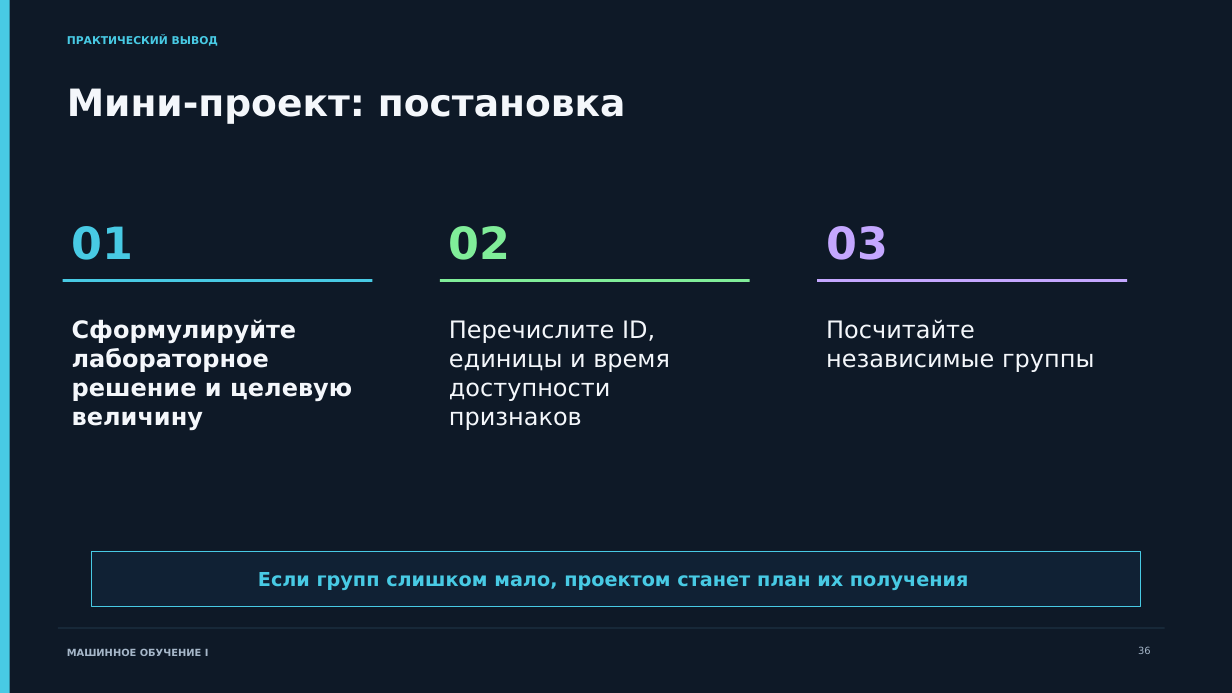
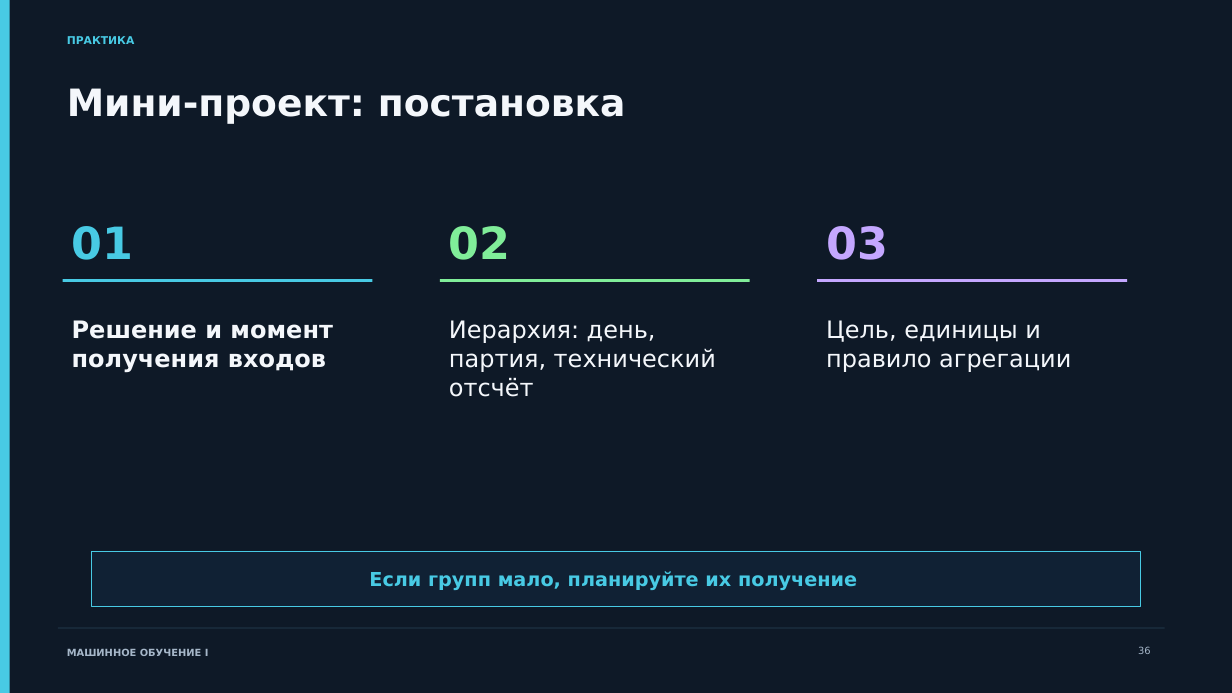
Before and after one commit to ashrpv/computer_science_in_nanoscience, a slide deck: slide 36 of slides/11-ml-problem_and_validation.pptx. Drawn at 1232x693 pixels with LibreOffice and Linux fonts; fonts in the diff are those of the drawing. Boxes give left, top, right and bottom in pixels: in the first picture for what was removed or moved away, otherwise in the second. Text is boxed around its words. In the diff, an @@ line names an element or a change of style, - is before the commit and + after.

```diff
--- a/slides/11-ml-problem_and_validation.pptx
+++ b/slides/11-ml-problem_and_validation.pptx
@@ text at [67,36,134,44]: text changed @@
-ПРАКТИЧЕСКИЙ ВЫВОД
+ПРАКТИКА
@@ text at [72,320,333,373]: text changed @@
-Сформулируйте лабораторное решение и целевую величину
+Решение и момент получения входов
@@ text at [449,320,716,397]: text changed @@
-Перечислите ID, единицы и время доступности признаков
+Иерархия: день, партия, технический отсчёт
@@ text at [826,320,1071,372]: text changed @@
-Посчитайте независимые группы
+Цель, единицы и правило агрегации
@@ text at [369,571,857,590]: text changed @@
-Если групп слишком мало, проектом станет план их получения
+Если групп мало, планируйте их получение
```
Also in this commit, not shown: 37 other slides changed, 2 slides added, 2 slides removed, 3 other files.
